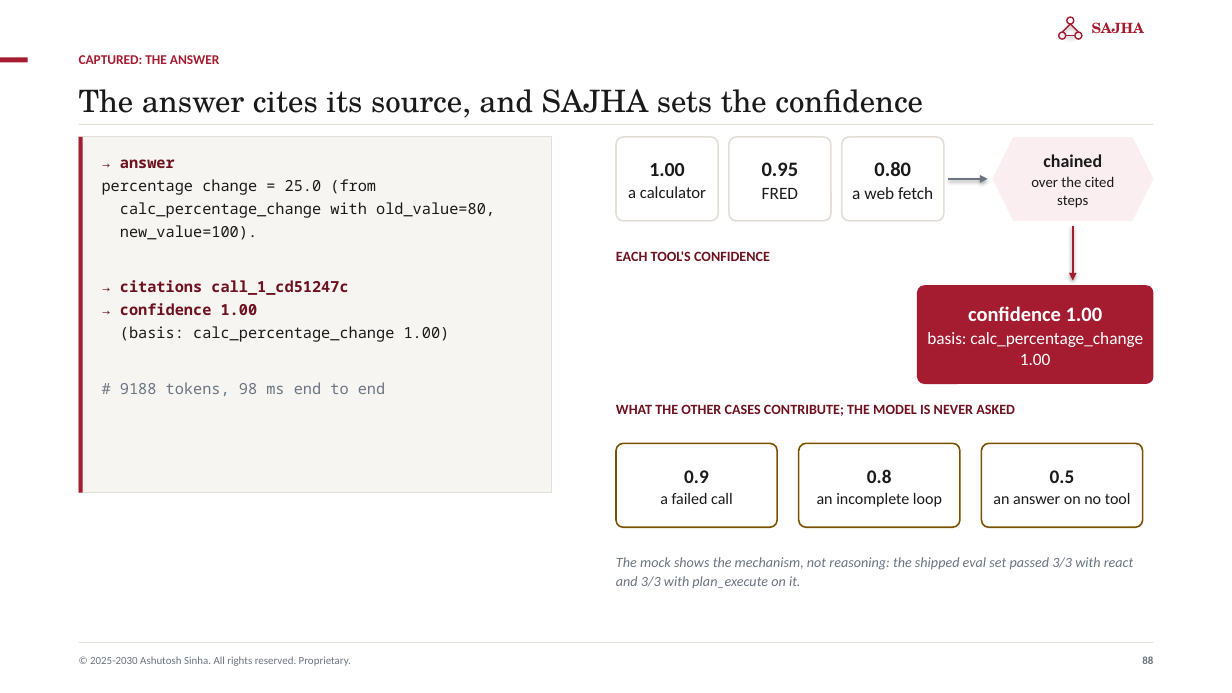
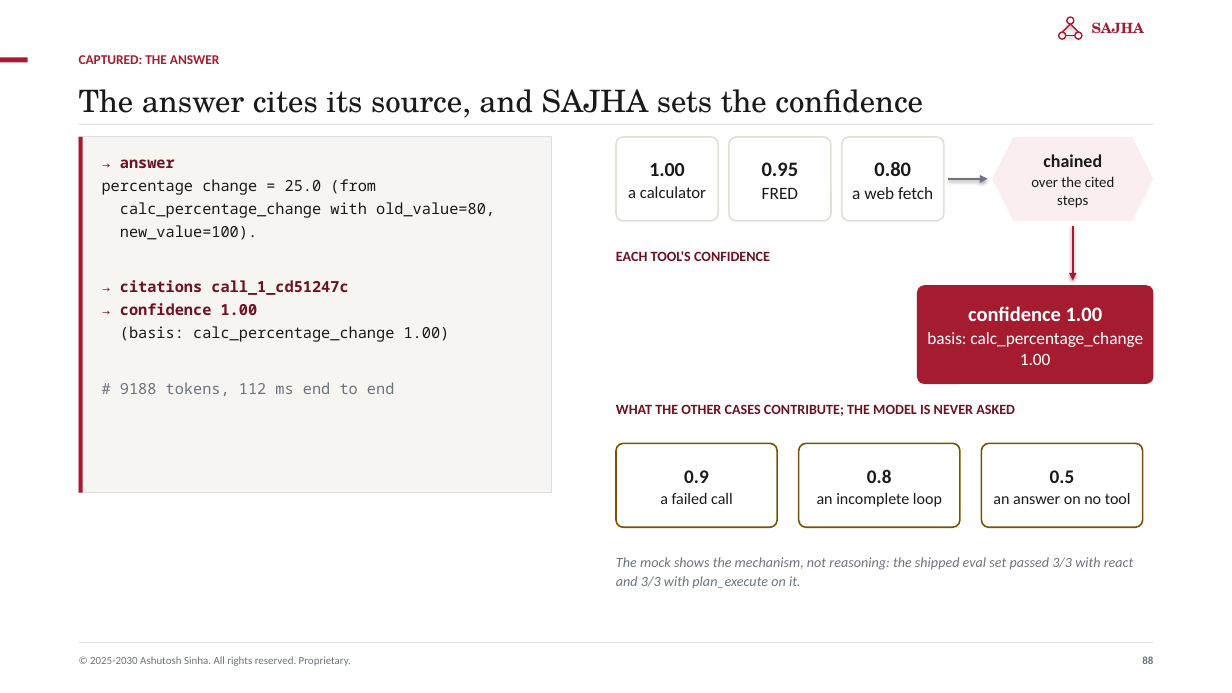
Before and after one commit to ajsinha/sajhamcpserver, a slide deck: slide 88 of docs/publications/SAJHA-MCP-Server.pptx. Drawn at 1232x693 pixels with LibreOffice and Linux fonts; fonts in the diff are those of the drawing. Boxes give left, top, right and bottom in pixels: in the first picture for what was removed or moved away, otherwise in the second. Text is boxed around its words. In the diff, an @@ line names an element or a change of style, - is before the commit and + after.

```diff
--- a/docs/publications/SAJHA-MCP-Server.pptx
+++ b/docs/publications/SAJHA-MCP-Server.pptx
@@ text at (x1=120, y1=382, x2=394, y2=396): text changed @@
-# 9188 tokens, 98 ms end to end
+# 9188 tokens, 112 ms end to end
```
Also in this commit, not shown: 5 other slides changed, 45 other files.
